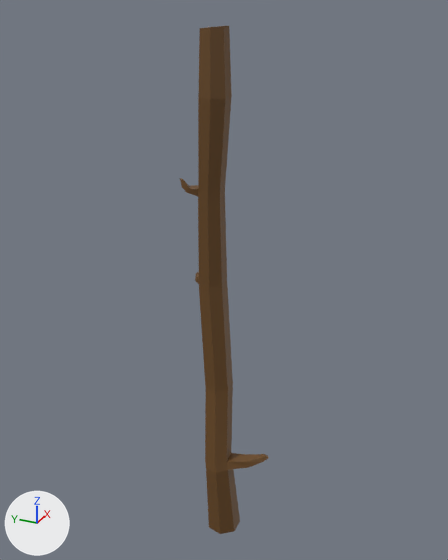
Before and after pictures for a commit that changed the FBX model Assets/GameAssets/Sticks/stick3-thicc.fbx.
Before and after are seen from a 50 mm camera at (-0.516, -0.233, 0.581) aimed at (0.016, 0.007, 0.315). The axes (+X, +Y, +Z) are drawn at lower left. The lights are the same throughout.

Names of what the first picture shows: 'Stick3'.
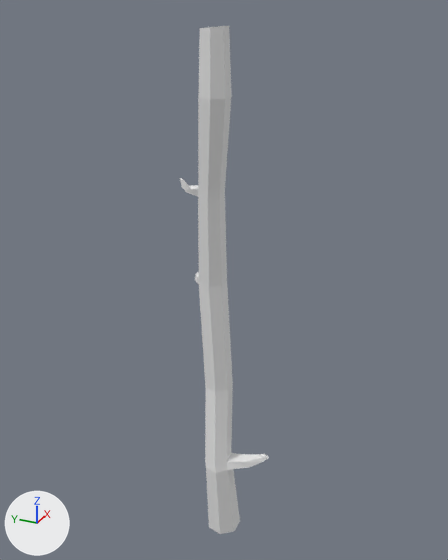
Changed parts and their boxes (x1, y1, x2, y2) in the pictures (448 x 560 px):
part 1 of me_cylinder, recoloured (brown to grey): (179, 26, 268, 534) in both

Diff of the bpy script that builds the scene:
```diff
--- a/Assets/GameAssets/Sticks/stick3-thicc.fbx.py
+++ b/Assets/GameAssets/Sticks/stick3-thicc.fbx.py
@@ me_cylinder @@
 me_cylinder.from_pydata(...)  # 116 vertices, 228 faces; spans x -0.02..0.026, y -0.05..0.042, z 0.0..0.558
 # used by ob_stick3; location = (0.0, 0.0, 0.0)
-me_cylinder.materials.append(mat_log_inside_002)  # brown #c69a7d
+# me_cylinder part 1: all 218 faces that had it switch from mat_stick_002 (brown #6b4a22) to no material
```
